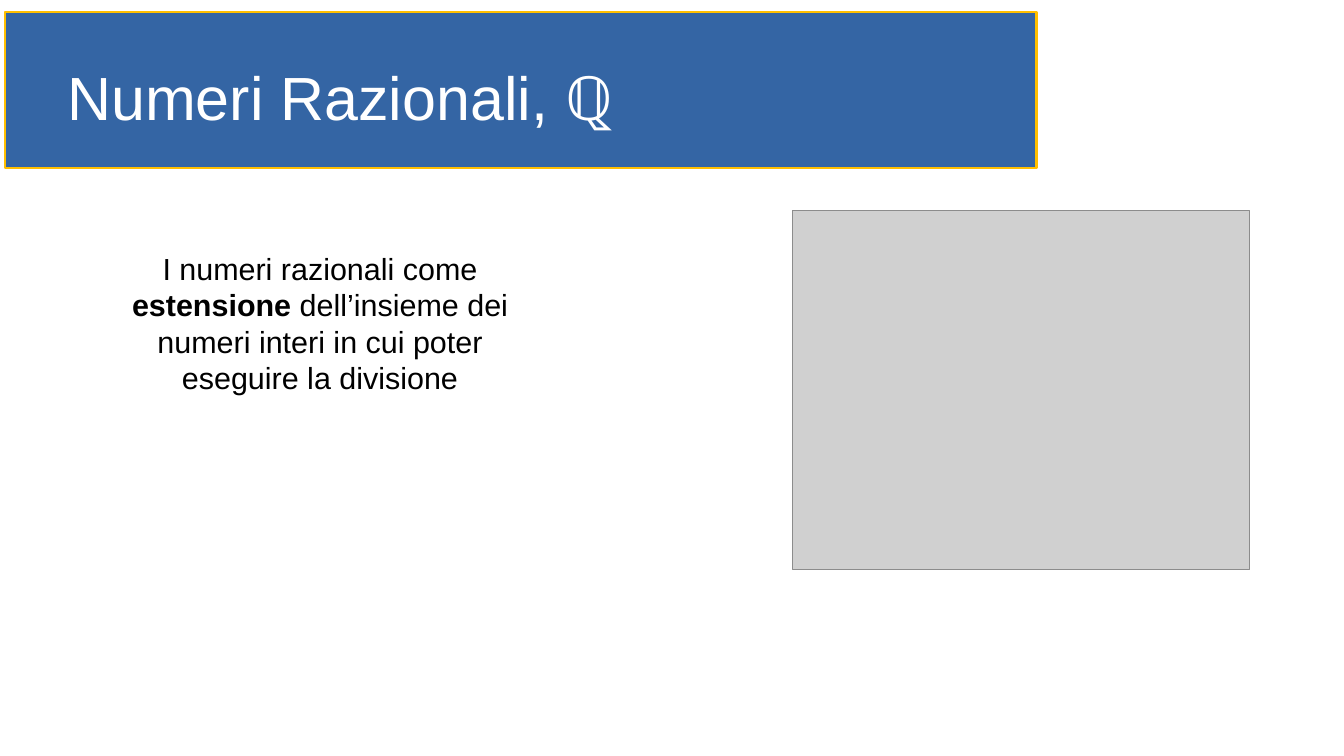
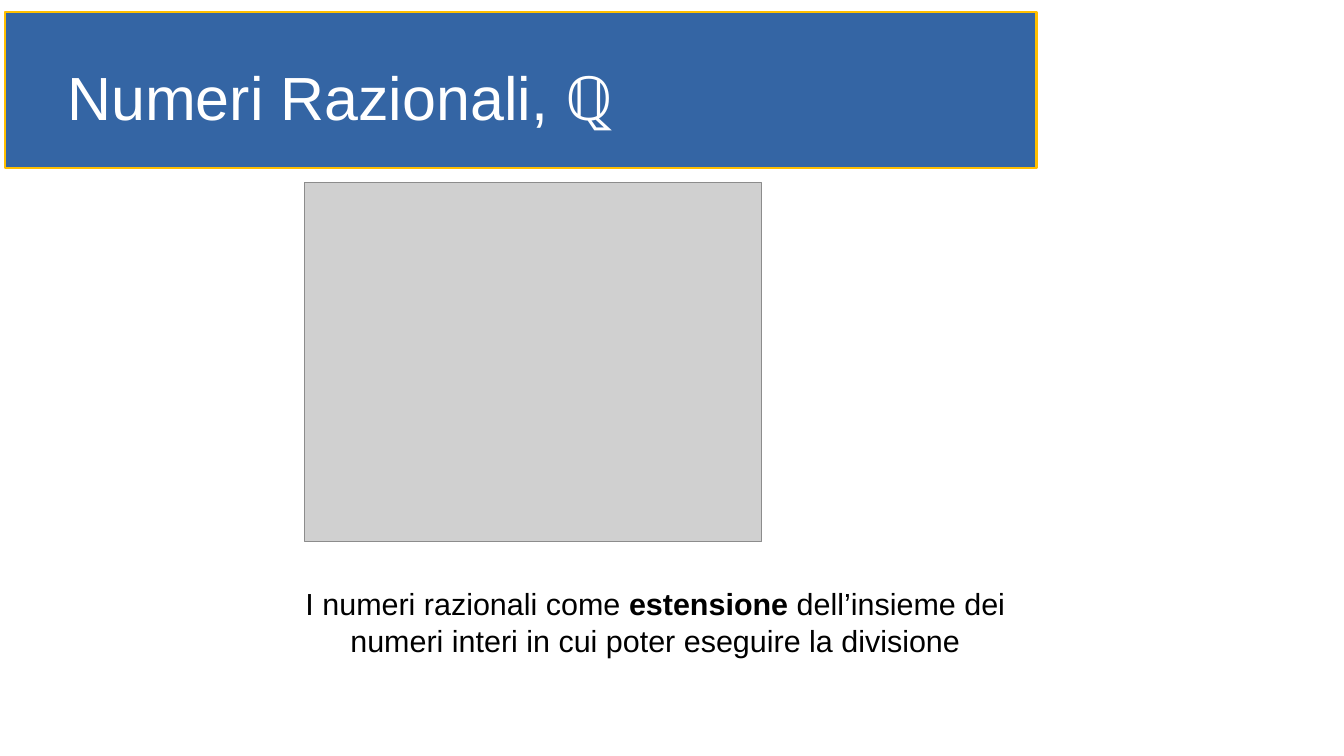
Before and after one commit to gioretikto/gioretikto.github.io, a slide deck: slide 10 of orale.odp. Drawn at 1344x756 pixels with LibreOffice and Linux fonts; fonts in the diff are those of the drawing; grey boxes stand for pictures. Boxes give left, top, right and bottom in pixels: in the first picture for what was removed or moved away, otherwise in the second. Text is boxed around its words. In the diff, an @@ line names an element or a change of style, - is before the commit and + after.

```diff
--- a/orale.odp
+++ b/orale.odp
@@ picture: place and size @@
-picture at [793, 211, 1250, 570]
+picture at [305, 183, 762, 542]
@@ text "I numeri razionali come estensione ..." rewrapped from [132, 258, 508, 395] to [305, 593, 1005, 658] @@
```
Also in this commit, not shown: 4 other slides changed, 9 slides added, 2 slides removed.
